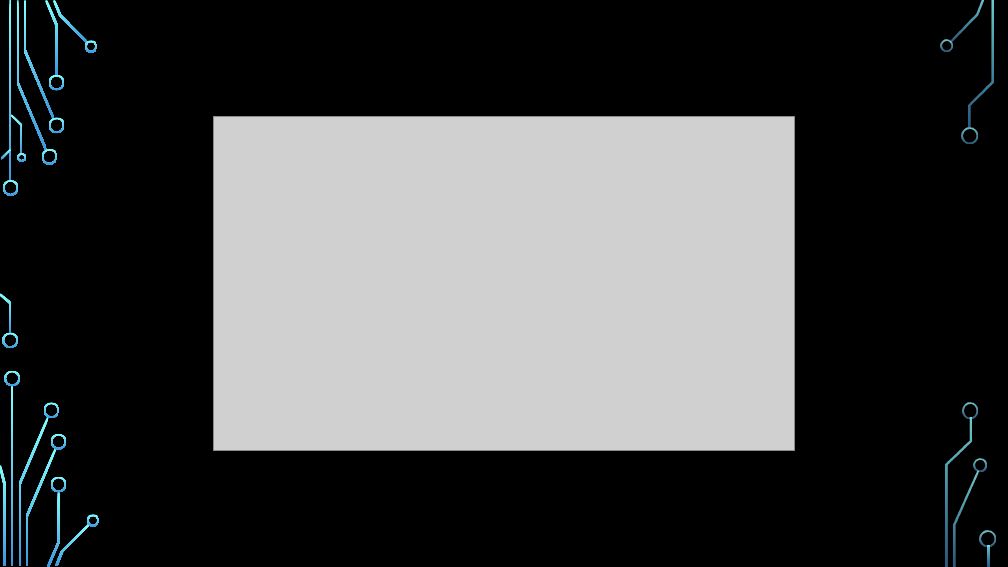
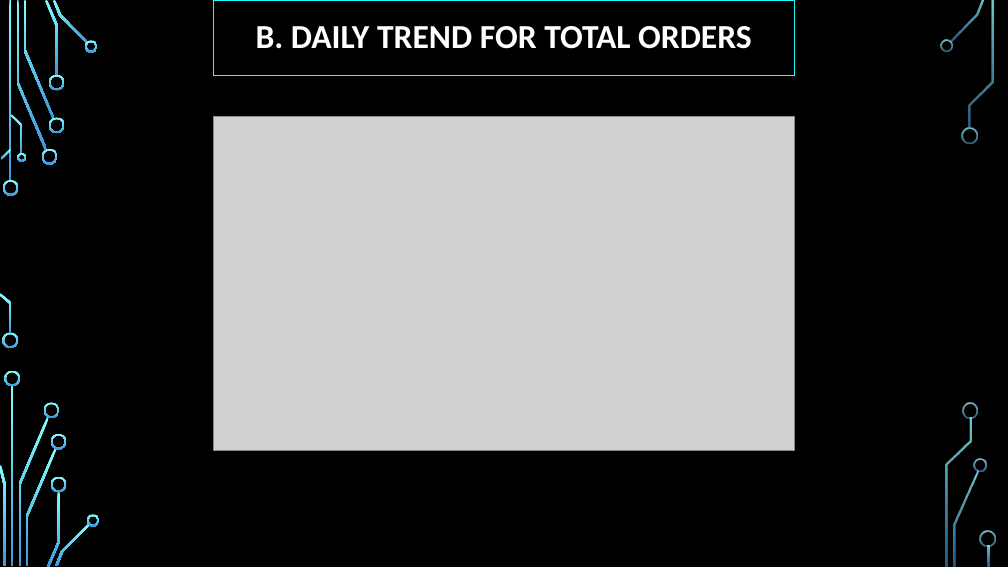
Before and after one commit to Madhavan-Vijayakumar/Projects, a slide deck: slide 7 of Portfolio Projects/Pizza Sales Analysis/SQL/PIZZA SALES REPORT.pptx. Drawn at 1008x567 pixels with LibreOffice and Linux fonts; fonts in the diff are those of the drawing; grey boxes stand for pictures; background and template pictures are left out. Boxes give left, top, right and bottom in pixels: in the first picture for what was removed or moved away, otherwise in the second. Text is boxed around its words. In the diff, an @@ line names an element or a change of style, - is before the commit and + after.

```diff
--- a/Portfolio Projects/Pizza Sales Analysis/SQL/PIZZA SALES REPORT.pptx
+++ b/Portfolio Projects/Pizza Sales Analysis/SQL/PIZZA SALES REPORT.pptx
@@ title "B. DAILY TREND FOR TOTAL ...": place and size @@
-title "B. DAILY TREND FOR TOTAL ..." at [95, 0, 913, 75]
+title "B. DAILY TREND FOR TOTAL ..." at [214, 0, 795, 75]
@@ title "B. DAILY TREND FOR TOTAL ..." at [214, 0, 795, 75]: text colour #000000 to #FFFFFF; fill none to #000000; outline none to #22FFFF 0.75 pt @@
```
Also in this commit, not shown: 16 other slides changed, 1 slide added.
